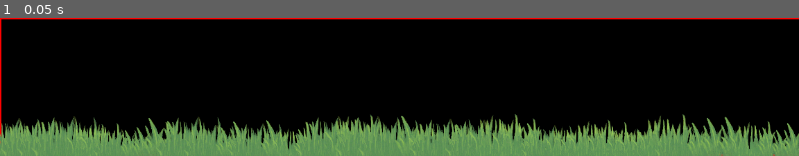
Above: before the commit, frame 1.
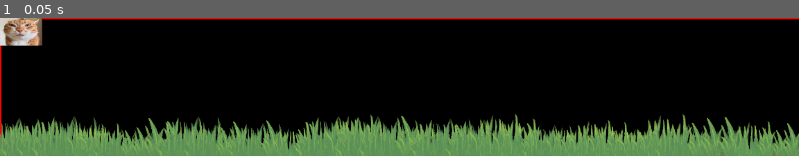
Above: after the commit, the same moment.

Repository: 9er-tom/desktop-forest
Game: Godot game, scene res://main.tscn
Same seed, same stepped clock (60 frames per second), same inputs: the game is played once before the commit and once after it.
Inputs:
- Up to frame 1 (0.05 s): no input

The runs differ from the first frame. In frame 1, 1.1% of the frame differs, in the area x 0-6%, y 0-21%.

Commit message:
adjusted toolbox pos

Diff:
--- a/main.tscn
+++ b/main.tscn
@@ -59,7 +59,6 @@
 hideElement = NodePath(".")
 
 [node name="openToolbox" type="TextureRect" parent="toolbox"]
-visible = false
 z_index = 4096
 offset_right = 350.0
 offset_bottom = 250.0
@@ -67,6 +66,7 @@
 expand_mode = 5
 
 [node name="TextureButton" type="TextureButton" parent="toolbox/openToolbox" node_paths=PackedStringArray("showElement", "hideElement")]
+layout_mode = 0
 offset_left = 287.0
 offset_top = 35.0
 offset_right = 337.0
@@ -100,7 +100,7 @@
 offset_bottom = 7.0
 grow_horizontal = 2
 grow_vertical = 2
-text = "G"
+text = "Water"
 label_settings = SubResource("LabelSettings_272bh")
 horizontal_alignment = 1
 
@@ -129,7 +129,7 @@
 offset_bottom = 7.0
 grow_horizontal = 2
 grow_vertical = 2
-text = "S"
+text = "Plant"
 label_settings = SubResource("LabelSettings_272bh")
 horizontal_alignment = 1
 
@@ -177,3 +177,10 @@
 plantPrefabs = Array[PackedScene]([ExtResource("8_4c57u")])
 spawnButton = NodePath("../../toolbox/openToolbox/SpawnBtn")
 gridCellSize = Vector2i(200, 160)
+
+[node name="CursorTool" type="TextureRect" parent="."]
+offset_right = 40.0
+offset_bottom = 40.0
+texture = ExtResource("2_0xm2m")
+expand_mode = 3
+stretch_mode = 4
--- a/scripts/main.gd
+++ b/scripts/main.gd
@@ -42,4 +42,4 @@
 	setToolboxPos.call_deferred()
 
 func setToolboxPos():
-	toolbox.position = Vector2i(mainDisplayX_RIGHT - toolbox.size.x, taskbarPos - toolbox.size.y - 150)
+	toolbox.position = Vector2i(mainDisplayX_RIGHT - toolbox.size.x, taskbarPos - toolbox.size.y - 100)
